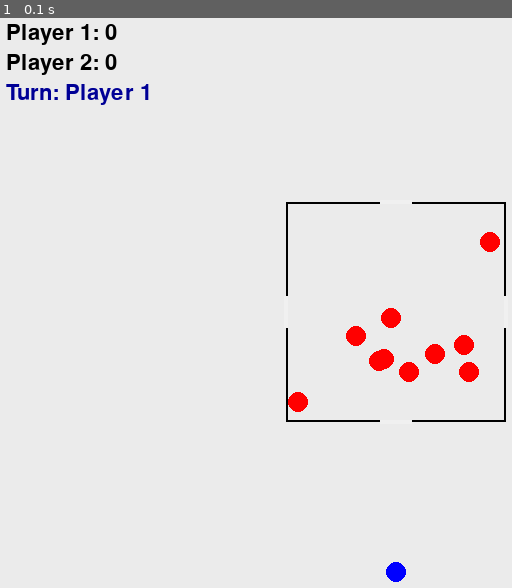
Above: before the commit, frame 1.
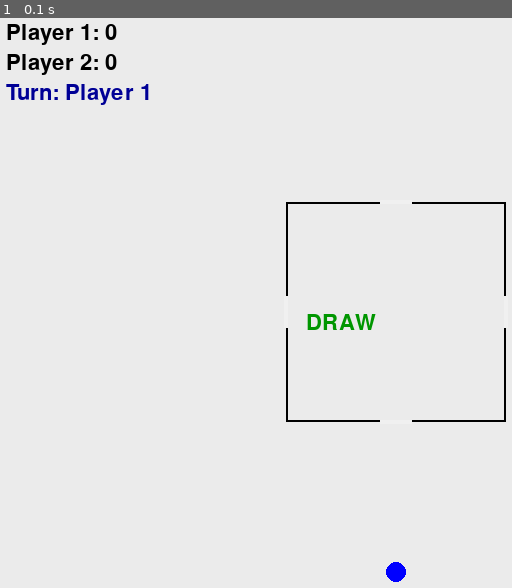
Above: after the commit, the same moment.

Repository: fotsingmatakouhuguette-gif/HUGUETTE-project
Game: pygame game, started from test 3.py
Same seed, same stepped clock (60 frames per second), same inputs: the game is played once before the commit and once after it.
Inputs:
- Up to frame 1 (0.1 s): no input

The runs differ from the first frame. In frame 1, 1.2% of the frame differs, in the area x 56-98%, y 37-70%.

Commit message:
Update test 3.py
added game states,buttons and a reset game () function

Diff:
--- a/test 3.py
+++ b/test 3.py
@@ -21,10 +21,15 @@
 MENU="menu"
 PLAYING="playing"
 PAUSED="pause"
-HOW_TO_PLAY="how to play"
-ABOUT="about"
+GAME_OVER="game over"
 
 game_state= MENU
+
+# ---------------- BUTTONS ----------------
+start_button_rect = pygame.Rect(300, 200, 200, 50)
+pause_button_rect = pygame.Rect(740, 10, 50, 30)
+resume_button_rect = pygame.Rect(300, 250, 200, 50)
+restart_button_rect = pygame.Rect(300, 320, 200, 50)
 
 # ---------------- BALL CLASS ----------------
 class Ball:
@@ -64,6 +69,27 @@
     b2.vx += p * nx
     b2.vy += p * ny
 
+# ---------------- RESET GAME ----------------
+def reset_game():
+    global enemies, player_ball, scores, current_player
+    global turn_active, aiming, game_state
+
+    enemies = []
+    for _ in range(TOTAL_ENEMIES):
+        x = random.randint(SQUARE_X + BALL_RADIUS, SQUARE_X + SQUARE_SIZE - BALL_RADIUS)
+        y = random.randint(SQUARE_Y + BALL_RADIUS, SQUARE_Y + SQUARE_SIZE - BALL_RADIUS)
+        enemies.append(Ball(x, y, (255, 0, 0)))
+
+    player_ball.x = WIDTH // 2
+    player_ball.y = HEIGHT - 40
+    player_ball.vx = player_ball.vy = 0
+
+    scores = [0, 0]
+    current_player = 0
+    turn_active = False
+    aiming = False
+    game_state = PLAYING
+
 # ---------------- MAIN GAME ----------------
 def main():
     pygame.init()
@@ -72,14 +98,9 @@
     clock = pygame.time.Clock()
     font = pygame.font.Font(None, 32)
 
-    enemies = []
-    for _ in range(TOTAL_ENEMIES):
-        x = random.randint(SQUARE_X + BALL_RADIUS, SQUARE_X + SQUARE_SIZE - BALL_RADIUS)
-        y = random.randint(SQUARE_Y + BALL_RADIUS, SQUARE_Y + SQUARE_SIZE - BALL_RADIUS)
-        enemies.append(Ball(x, y, (255, 0, 0)))
-
     player_ball = Ball(WIDTH // 2, HEIGHT - 40, (0, 0, 255))
 
+    enemies=[]
     aiming = False
     start_pos = (0, 0)
     current_player = 0
